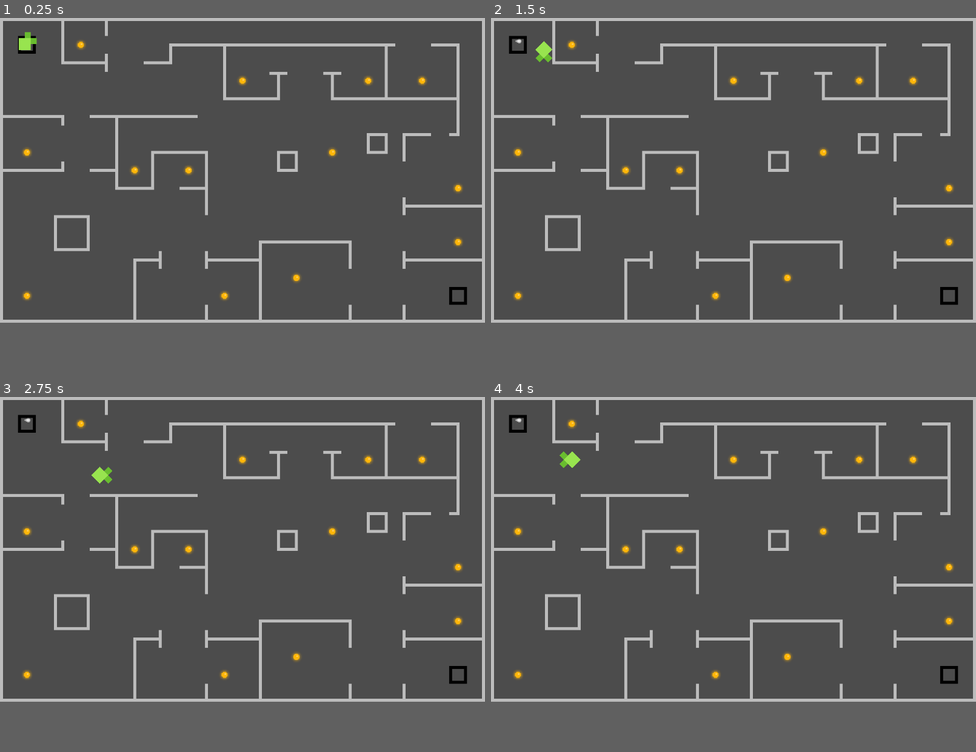
Above: before the commit, frames 1-4 (two rows, left to right).
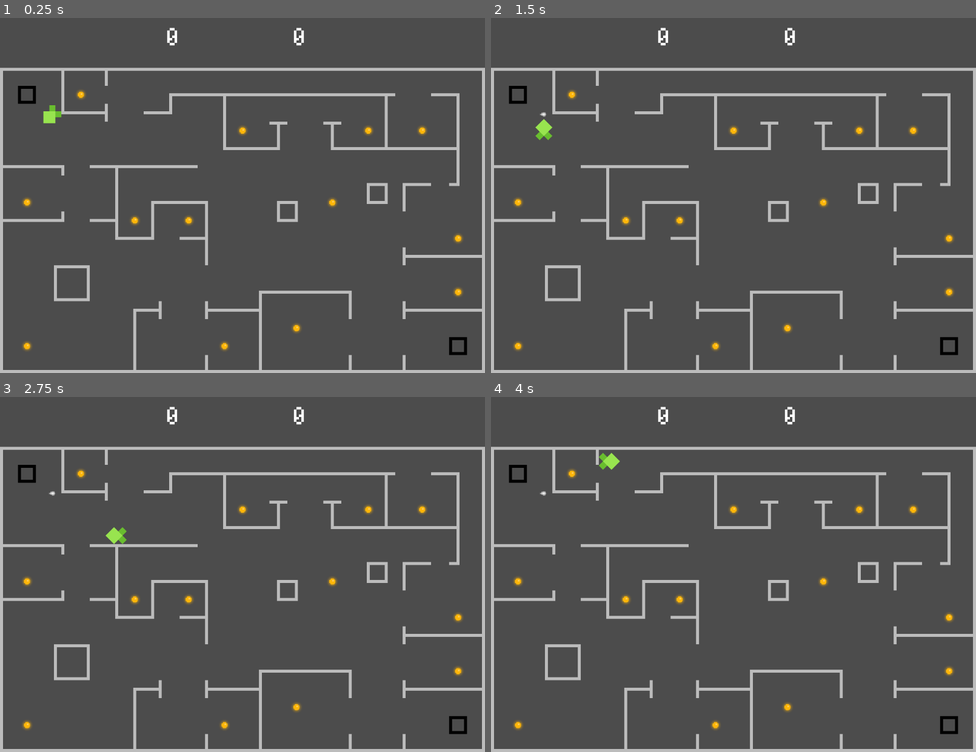
Above: after the commit, the same moments.

Repository: Kowagatte/TDClient
Game: Godot game, scene res://main.tscn
Same seed, same stepped clock (60 frames per second), same inputs: the game is played once before the commit and once after it.
Inputs (mouse positions are in pixels of both pictures, inside the frame that each line leads up to):
- Up to frame 1 (0.25 s): no input
- Up to frame 2 (1.5 s): tap Enter at 0.5 s; move the mouse to (840, 156) at 0.52 s; press the mouse at (840, 156) at 0.53 s; hold D (move_right) 0.53-1.28 s; tap Space at 1.25 s; move the mouse to (636, 184) at 1.27 s; release the mouse at (636, 184) at 1.28 s; hold S (move_down) from 1.28 s (still down); click (636, 184) at 1.35 s
- Up to frame 3 (2.75 s): move the mouse to (291, 482) at 2.02 s; release S (move_down) at 2.03 s; press the mouse at (291, 482) at 2.03 s; hold D (move_right) from 2.03 s (still down)
- Up to frame 4 (4 s): move the mouse to (709, 610) at 2.77 s; release D (move_right) at 2.78 s; release the mouse at (709, 610) at 2.78 s; hold W (move_up) 2.78-3.53 s; click (709, 610) at 2.85 s; move the mouse to (879, 595) at 3.52 s; press the mouse at (879, 595) at 3.53 s; hold A (move_left) from 3.53 s (still down)
In our replay, the window is 800x503 before the commit and 800x586 after it. These sizes can differ from the game's own. Grey fills any space a smaller window leaves; there, only what the larger window draws over its background counts as a difference.

The runs differ from the first frame. In frame 1, 13% of the frame differs, in the area x 0-100%, y 0-100%; in frame 2, 13%; in frame 3, 13%; in frame 4, 13%.

Commit message:
Fixed #1 player collision detection, changed game scene layout

Diff:
--- a/main.tscn
+++ b/main.tscn
@@ -1,18 +1,46 @@
-[gd_scene load_steps=5 format=2]
+[gd_scene load_steps=7 format=2]
 
 [ext_resource path="res://scripts/Player.gd" type="Script" id=1]
 [ext_resource path="res://nodes/Player.tscn" type="PackedScene" id=2]
 [ext_resource path="res://nodes/bullet.tscn" type="PackedScene" id=3]
+[ext_resource path="res://resources/fonts/BitPotionExt.ttf" type="DynamicFontData" id=4]
 [ext_resource path="res://scripts/map.gd" type="Script" id=5]
+
+[sub_resource type="DynamicFont" id=1]
+size = 80
+font_data = ExtResource( 4 )
 
 [node name="Node2D" type="Node2D"]
 
-[node name="bullet" parent="." instance=ExtResource( 3 )]
-visible = false
+[node name="Map" type="Node2D" parent="."]
+position = Vector2( 0, 100 )
+scale = Vector2( 0.75, 0.75 )
+script = ExtResource( 5 )
 
-[node name="Player" parent="." instance=ExtResource( 2 )]
-position = Vector2( 74, 62 )
+[node name="bullet" parent="Map" instance=ExtResource( 3 )]
+
+[node name="Player" parent="Map" instance=ExtResource( 2 )]
+position = Vector2( 148, 124 )
 script = ExtResource( 1 )
 
-[node name="Map" type="Node2D" parent="."]
-script = ExtResource( 5 )
+[node name="Scoreboard" type="Control" parent="."]
+margin_right = 972.0
+margin_bottom = 100.0
+
+[node name="Label" type="Label" parent="Scoreboard"]
+margin_left = 324.0
+margin_right = 372.0
+margin_bottom = 70.0
+custom_fonts/font = SubResource( 1 )
+text = "0"
+align = 1
+valign = 1
+
+[node name="Label2" type="Label" parent="Scoreboard"]
+margin_left = 578.0
+margin_right = 626.0
+margin_bottom = 70.0
+custom_fonts/font = SubResource( 1 )
+text = "0"
+align = 1
+valign = 1
--- a/nodes/Player.tscn
+++ b/nodes/Player.tscn
@@ -1,6 +1,12 @@
-[gd_scene load_steps=2 format=2]
+[gd_scene load_steps=4 format=2]
 
 [ext_resource path="res://resources/player.png" type="Texture" id=1]
+
+[sub_resource type="RectangleShape2D" id=2]
+extents = Vector2( 8, 8 )
+
+[sub_resource type="RectangleShape2D" id=1]
+extents = Vector2( 16, 16 )
 
 [node name="Node2D" type="KinematicBody2D"]
 collision_mask = 6
@@ -8,12 +14,28 @@
 [node name="Sprite" type="Sprite" parent="."]
 texture = ExtResource( 1 )
 
-[node name="CollisionPolygon2D" type="CollisionPolygon2D" parent="."]
-build_mode = 1
-polygon = PoolVector2Array( -8, -24, 8, -24, 8, -8, 24, -8, 24, 8, 8, 8, 8, 24, -24, 24, -24, -8, -8, -8 )
-
 [node name="Area2D" type="Area2D" parent="."]
 
-[node name="CollisionPolygon2D" type="CollisionPolygon2D" parent="Area2D"]
-build_mode = 1
-polygon = PoolVector2Array( -8, -24, 8, -24, 8, -8, 24, -8, 24, 8, 8, 8, 8, 24, -24, 24, -24, -8, -8, -8 )
+[node name="CollisionShape2D3" type="CollisionShape2D" parent="Area2D"]
+position = Vector2( 16, 0 )
+shape = SubResource( 2 )
+
+[node name="CollisionShape2D2" type="CollisionShape2D" parent="Area2D"]
+position = Vector2( 0, -16 )
+shape = SubResource( 2 )
+
+[node name="CollisionShape2D" type="CollisionShape2D" parent="Area2D"]
+position = Vector2( -8, 8 )
+shape = SubResource( 1 )
+
+[node name="CollisionShape2D3" type="CollisionShape2D" parent="."]
+position = Vector2( 16, 0 )
+shape = SubResource( 2 )
+
+[node name="CollisionShape2D2" type="CollisionShape2D" parent="."]
+position = Vector2( 0, -16 )
+shape = SubResource( 2 )
+
+[node name="CollisionShape2D" type="CollisionShape2D" parent="."]
+position = Vector2( -8, 8 )
+shape = SubResource( 1 )
--- a/project.godot
+++ b/project.godot
@@ -16,8 +16,8 @@
 
 [display]
 
-window/size/width=1296
-window/size/height=816
+window/size/width=972
+window/size/height=712
 
 [input]
 
--- a/scripts/Player.gd
+++ b/scripts/Player.gd
@@ -1,9 +1,9 @@
 extends KinematicBody2D
 
-var move_speed = 200
+var move_speed = 192
 var last_velocity = Vector2.ZERO
 var velocity = Vector2(0, 0)
-var rotation_map = [[270, 225, 180], [315, rotation_degrees, 135], [0, 45, 90]]
+var rotation_map = [[270, 225, 180], [315, 0, 135], [0, 45, 90]]
 
 # [up, down, right, left]
 # [315, 135, 45, 225]
@@ -16,6 +16,7 @@
 func _ready():
 	bullet = get_node("../bullet")
 	pass # Replace with function body.
+
 
 
 func _physics_process(_delta):
--- a/scripts/bullet.gd
+++ b/scripts/bullet.gd
@@ -15,6 +15,11 @@
 	set_physics_process(true)
 	visible = true
 
+
+func _ready():
+	visible = false
+	set_physics_process(false)
+
 func _physics_process(delta):
 	var c = move_and_collide( direction.normalized() * speed * delta)
 	if c:
--- a/scripts/coin.gd
+++ b/scripts/coin.gd
@@ -1,10 +1,14 @@
 extends Sprite
 
 onready var area = get_node("area")
+var player_owned: String
 
 func _ready():
 	var _c = area.connect("area_entered", self, "collided")
 	pass # Replace with function body.
 
-func collided(_entered):
-	print("Coin collided")
+func collided(collider):
+	if visible:
+		visible = false
+		player_owned = collider.get_parent().name
+		print("Coin collided")
--- a/scripts/map.gd
+++ b/scripts/map.gd
@@ -38,6 +38,7 @@
 
 # Called when the node enters the scene tree for the first time.
 func _ready():
+	#var rng = RandomNumberGenerator.new()
 	var file = File.new()
 	if file.file_exists("res://resources/dust2.json"):
 		file.open("res://resources/dust2.json", File.READ)
Binary file added: resources/fonts/BitPotionExt.ttf
